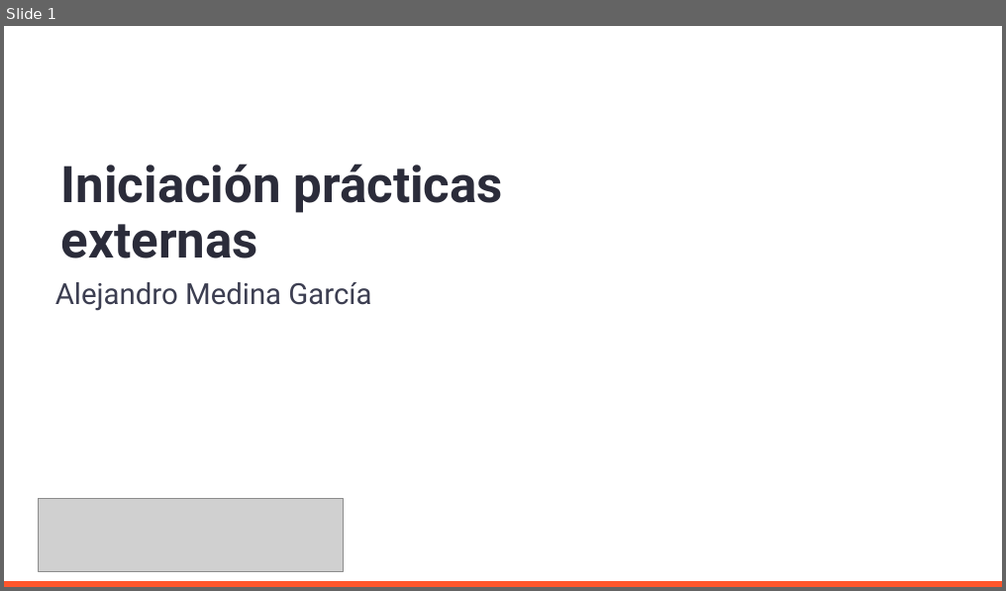
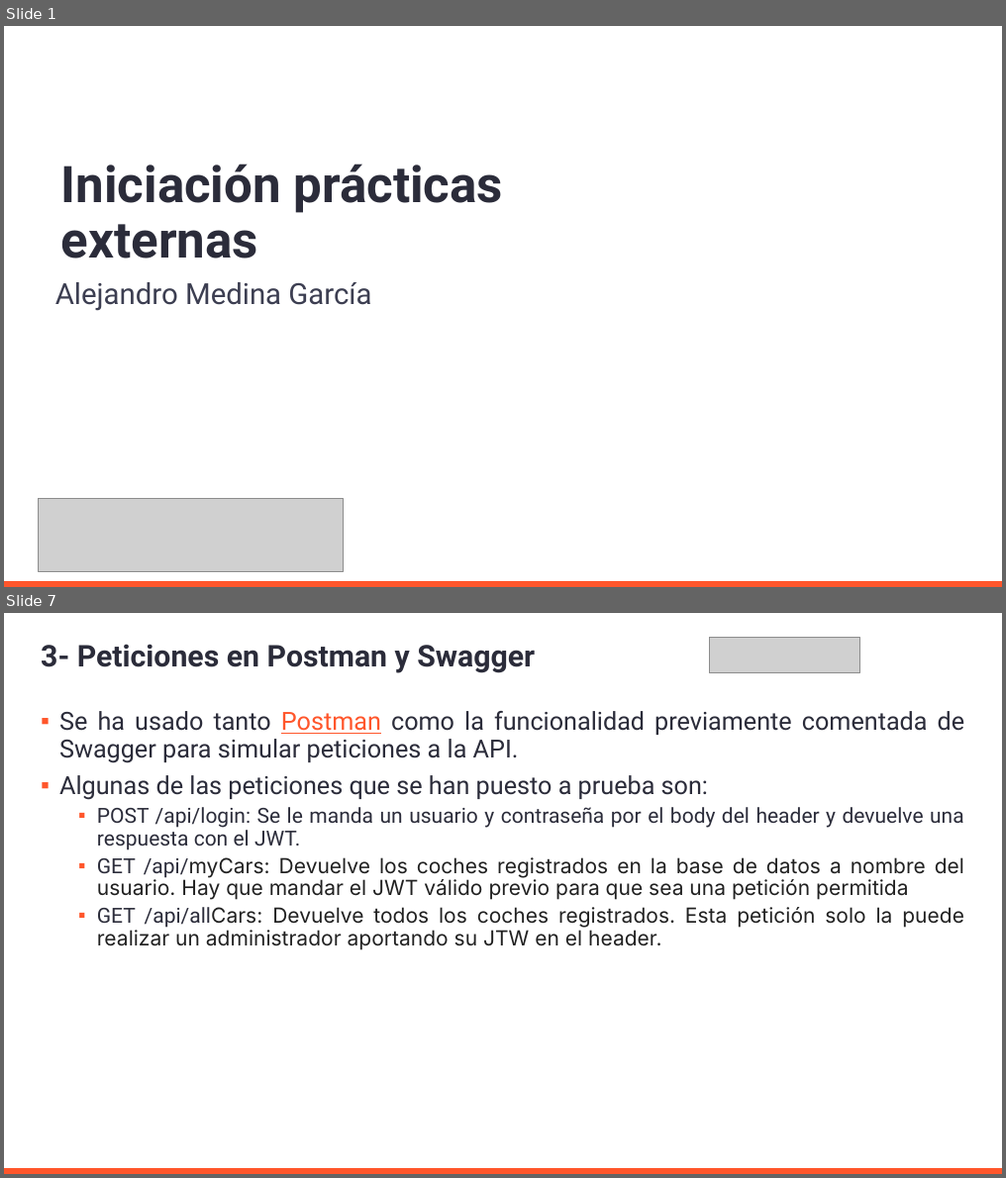
Before and after one commit to AleMedinaGarc/DotnetAPI-Practice, a slide deck: IniciacionDePracticasExternas.pptx. Shown one above the other, each under a label of ours: slide 1 before the commit, slides 1 and 7 after it; the slides between them are not shown. The pictures are 1006x591 and 1006x1178 pixels, drawn with LibreOffice and Linux fonts; fonts in the diff are those of the drawing; grey boxes stand for pictures; background and template pictures are left out. Boxes give left, top, right and bottom in pixels: in the first picture for what was removed or moved away, otherwise in the second. Text is boxed around its words. In the diff, an @@ line names an element or a change of style, - is before the commit and + after.

```diff
--- a/IniciacionDePracticasExternas.pptx
+++ b/IniciacionDePracticasExternas.pptx
@@ slide 7 added at [4, 613, 1002, 1174], background #FFFFFF; not listed: 1 template element that a slide beside it also shows @@
@@ picture added at [710, 637, 859, 672] @@
@@ title added at [41, 644, 535, 673], 28.8 pt, text #2B2C3A, bold @@
+3- Peticiones en Postman y Swagger
@@ text added at [59, 711, 965, 951], 20 pt, text #2B2C3A @@
+▪ Se ha usado tanto Postman como la funcionalidad previamente comentada de Swagger para simular peticiones a la API.
+▪ Algunas de las peticiones que se han puesto a prueba son:
+  ▪ POST /api/login: Se le manda un usuario y contraseña por el body del header y devuelve una respuesta con el JWT.
+  ▪ GET /api/myCars: Devuelve los coches registrados en la base de datos a nombre del usuario. Hay que mandar el JWT válido previo para que sea una petición permitida
+  ▪ GET /api/allCars: Devuelve todos los coches registrados. Esta petición solo la puede realizar un administrador aportando su JTW en el header.
```
Also in this commit, not shown: 2 slides changed, 9 other slides added, 1 slide removed, 1 other file.
